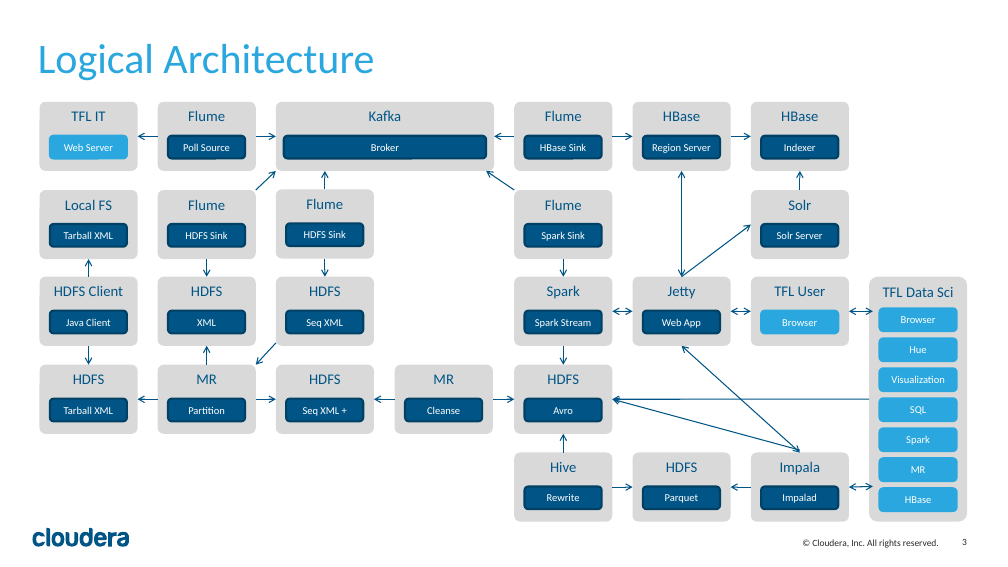
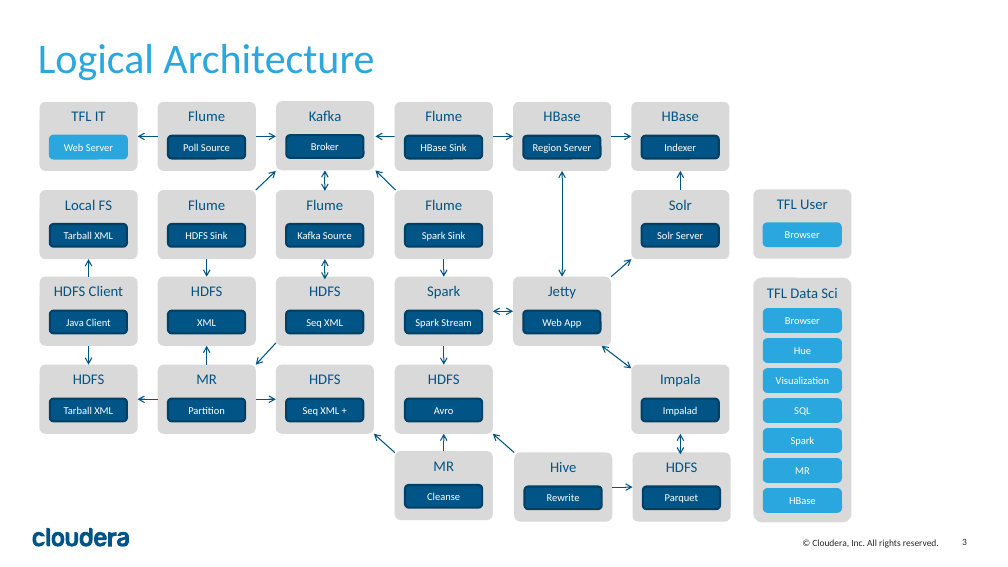
Before and after one commit to ggear/cloudera-cyclehire, a slide deck: slide 3 of cloudera-cyclehire-docs/src/site/resources/Cloudera_Cyclehire.pptx. Drawn at 1008x567 pixels with LibreOffice and Linux fonts; fonts in the diff are those of the drawing. Boxes give left, top, right and bottom in pixels: in the first picture for what was removed or moved away, otherwise in the second. Text is boxed around its words. In the diff, an @@ line names an element or a change of style, - is before the commit and + after.

```diff
--- a/cloudera-cyclehire-docs/src/site/resources/Cloudera_Cyclehire.pptx
+++ b/cloudera-cyclehire-docs/src/site/resources/Cloudera_Cyclehire.pptx
@@ rounded rectangle "Kafka": place and size @@
-rounded rectangle "Kafka" at <box>276,102,495,171</box>
+rounded rectangle "Kafka" at <box>276,101,374,170</box>
@@ rounded rectangle "Broker": place and size @@
-rounded rectangle "Broker" at <box>284,136,486,159</box>
+rounded rectangle "Broker" at <box>287,135,364,158</box>
@@ 16 rounded rectangles, 6 arrows, 2 double arrows: place and size @@
-16 rounded rectangles, 6 arrows, 2 double arrows at <box>494,102,849,433</box>
+16 rounded rectangles, 6 arrows, 2 double arrows at <box>375,102,730,433</box>
@@ arrow moved from (325, 190) - (325, 171) to (325, 170) - (325, 191) @@
@@ arrow (325, 170) - (325, 191): arrow to double arrow @@
@@ arrow moved from (514, 190) - (486, 171) to (395, 190) - (376, 170) @@
@@ rounded rectangle "TFL User": place and size @@
-rounded rectangle "TFL User" at <box>751,277,849,346</box>
+rounded rectangle "TFL User" at <box>753,190,851,259</box>
@@ text in rounded rectangle at <box>297,231,352,239</box>: text changed @@
-HDFS Sink
+Kafka Source
@@ rounded rectangle "Browser": place and size @@
-rounded rectangle "Browser" at <box>761,311,839,333</box>
+rounded rectangle "Browser" at <box>764,223,841,246</box>
@@ arrow moved from (325, 259) - (325, 277) to (325, 259) - (325, 280) @@
@@ arrow (325, 259) - (325, 280): arrow to double arrow @@
@@ arrow moved from (681, 277) - (751, 225) to (611, 277) - (631, 259) @@
@@ double arrow removed from (751, 312) to (730, 312) @@
@@ double arrow removed from (873, 312) to (849, 312) @@
@@ double arrow moved from (681, 346) - (800, 453) to (602, 346) - (631, 368) @@
@@ rounded rectangle "Impala": place and size @@
-rounded rectangle "Impala" at <box>751,453,849,522</box>
+rounded rectangle "Impala" at <box>631,364,730,433</box>
@@ arrow removed from (869, 399) to (613, 399) @@
@@ rounded rectangle "Impalad": place and size @@
-rounded rectangle "Impalad" at <box>761,486,839,509</box>
+rounded rectangle "Impalad" at <box>641,399,718,421</box>
@@ arrow moved from (395, 399) - (374, 399) to (395, 453) - (374, 434) @@
@@ arrow moved from (493, 399) - (514, 399) to (444, 451) - (444, 434) @@
@@ arrow moved from (563, 453) - (563, 434) to (514, 453) - (493, 434) @@
@@ arrow moved from (800, 450) - (613, 399) to (681, 434) - (681, 454) @@
@@ arrow (681, 434) - (681, 454): arrow to double arrow @@
@@ rounded rectangle "MR": place and size @@
-rounded rectangle "MR" at <box>395,364,493,433</box>
+rounded rectangle "MR" at <box>395,451,493,520</box>
@@ rounded rectangle "Cleanse": place and size @@
-rounded rectangle "Cleanse" at <box>405,399,482,421</box>
+rounded rectangle "Cleanse" at <box>405,485,482,507</box>
@@ arrow removed from (751, 487) to (730, 487) @@
@@ 8 rounded rectangles: place and size @@
-8 rounded rectangles at <box>869,277,967,522</box>
+8 rounded rectangles at <box>753,278,851,523</box>
@@ double arrow removed from (873, 486) to (849, 487) @@
```
Also in this commit, not shown: 7 other files.
